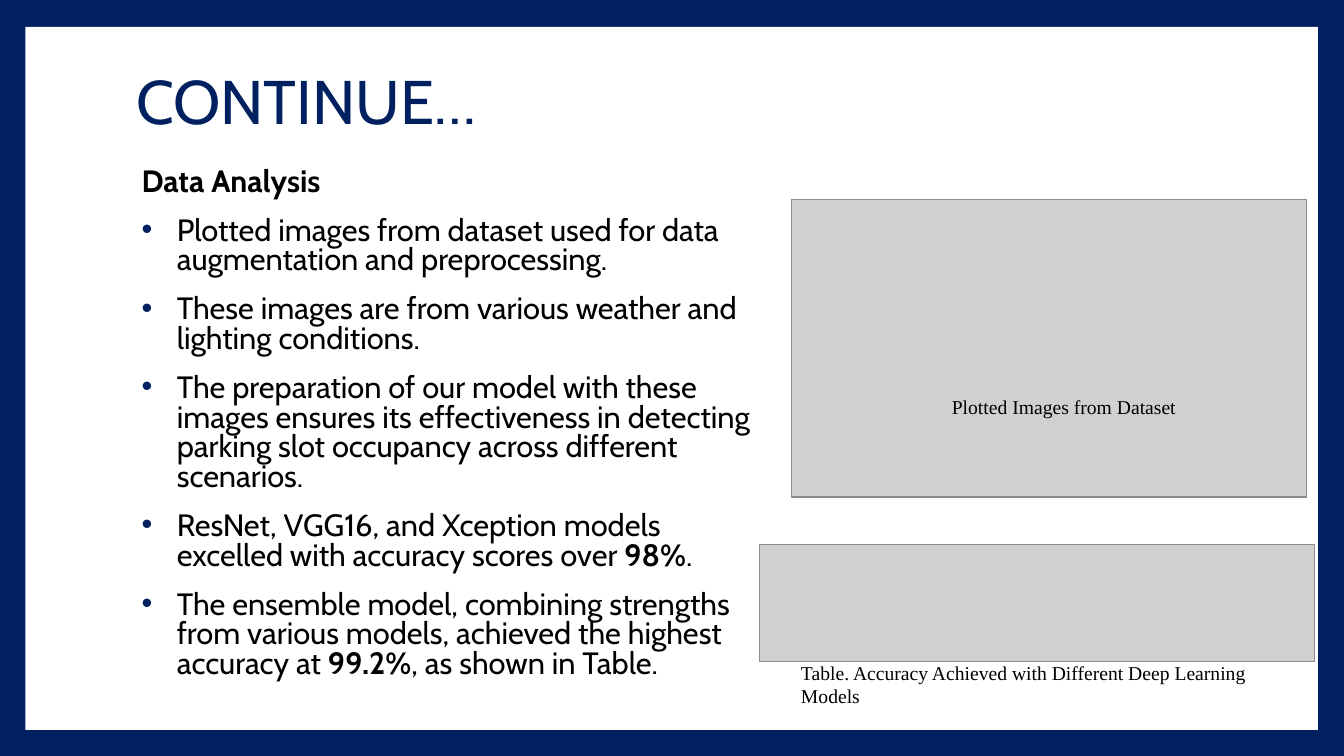
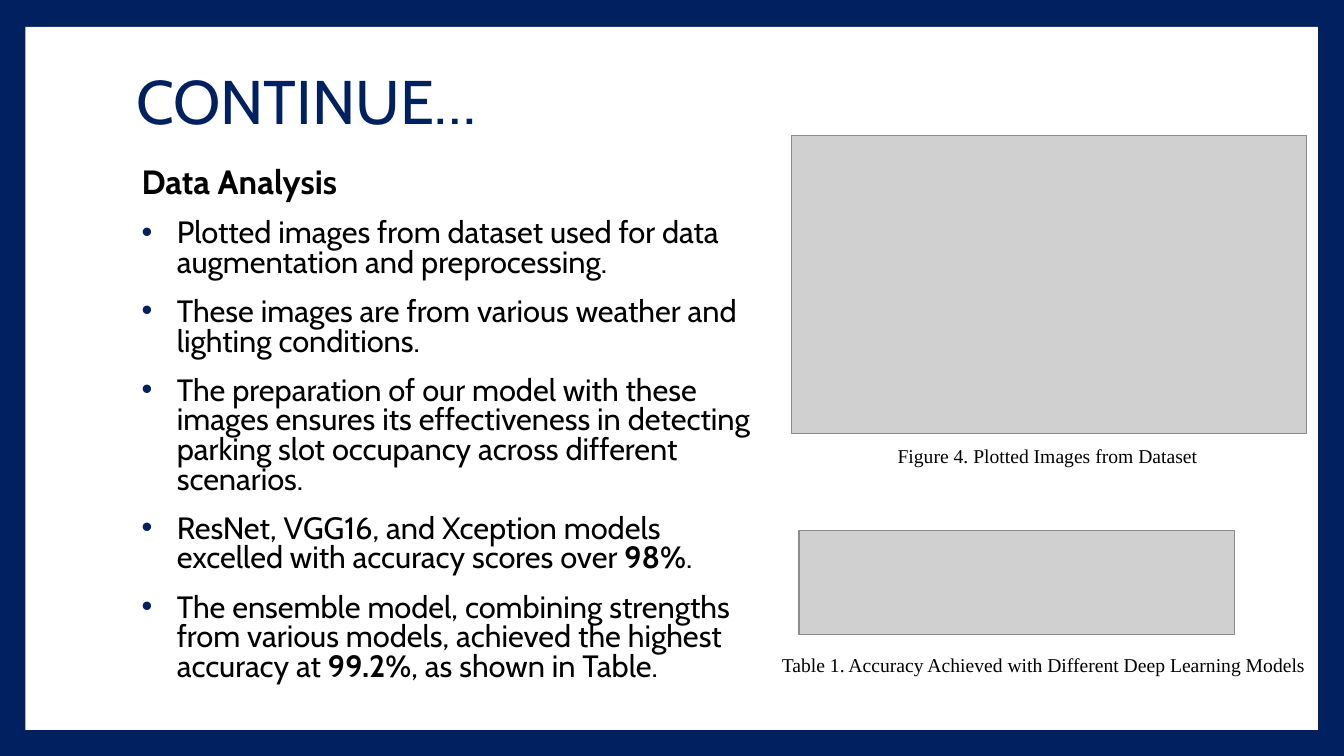
Before and after one commit to hassanarif1231/mphildata, a slide deck: slide 20 of Defence_Thesis.pptx (slide 21 before the commit). Drawn at 1344x756 pixels with LibreOffice and Linux fonts; fonts in the diff are those of the drawing; grey boxes stand for pictures. Boxes give left, top, right and bottom in pixels: in the first picture for what was removed or moved away, otherwise in the second. Text is boxed around its words. In the diff, an @@ line names an element or a change of style, - is before the commit and + after.

```diff
--- a/Defence_Thesis.pptx
+++ b/Defence_Thesis.pptx
@@ picture: place and size @@
-picture at <box>791,200,1308,498</box>
+picture at <box>791,136,1308,435</box>
@@ text at <box>142,168,337,202</box>: size 22 to 24 pt in "Data Analysis" @@
@@ text at <box>898,449,1197,468</box>: text changed @@
-Plotted Images from Dataset
+Figure 4. Plotted Images from Dataset
@@ picture: place and size @@
-picture at <box>759,544,1315,661</box>
+picture at <box>800,530,1235,634</box>
@@ text at <box>782,658,1305,677</box>: text changed @@
-Table. Accuracy Achieved with Different Deep Learning Models
+Table 1. Accuracy Achieved with Different Deep Learning Models
```
Also in this commit, not shown: 9 other slides changed, 1 slide added, 2 slides removed.
